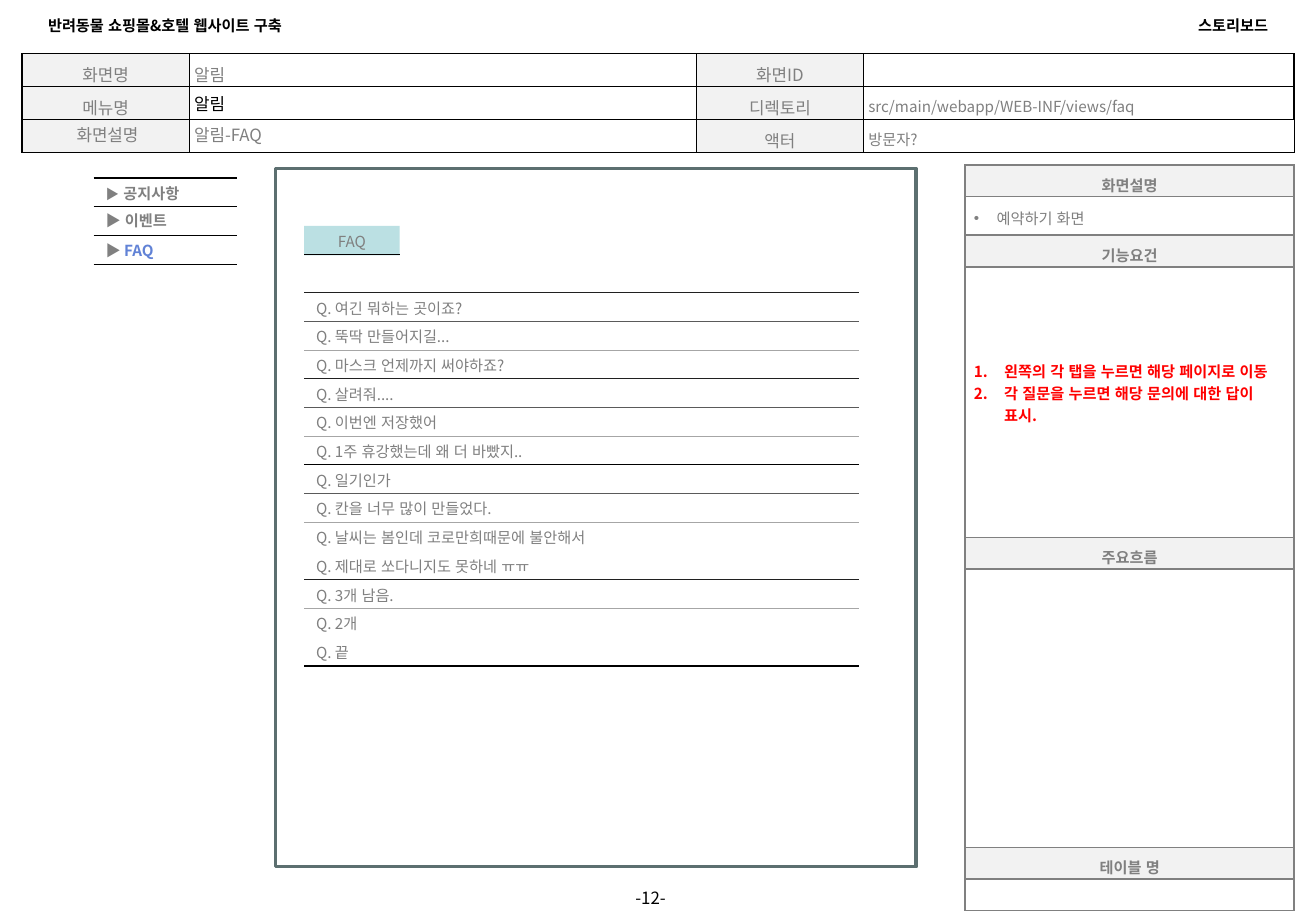
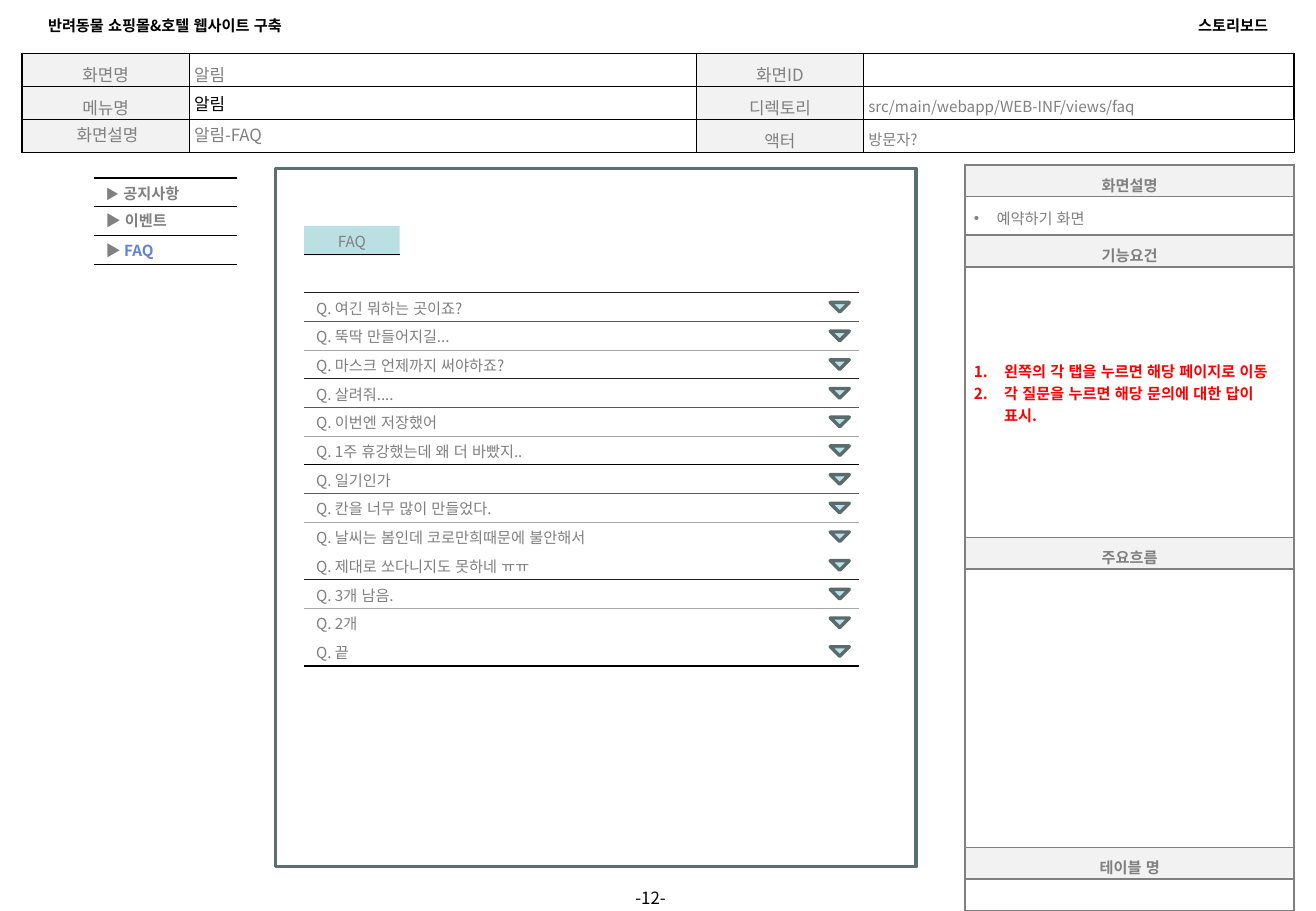
Before and after one commit to Girin-jaeman/Companion-1, a slide deck: slide 12 of Companion.스토리보드.VER.0.2(알림).pptx. Drawn at 1316x911 pixels with LibreOffice and Linux fonts; fonts in the diff are those of the drawing. Boxes give left, top, right and bottom in pixels: in the first picture for what was removed or moved away, otherwise in the second. Text is boxed around its words. In the diff, an @@ line names an element or a change of style, - is before the commit and + after.

```diff
--- a/Companion.스토리보드.VER.0.2(알림).pptx
+++ b/Companion.스토리보드.VER.0.2(알림).pptx
@@ flow chart merge added at [830,303,849,312], fill #BBE0E3, outline #5D6F71 2 pt @@
@@ flow chart merge added at [830,332,849,341], fill #BBE0E3, outline #596B6C 2 pt @@
@@ flow chart merge added at [830,360,849,369], fill #BBE0E3, outline #596B6C 2 pt @@
@@ flow chart merge added at [830,389,849,399], fill #BBE0E3, outline #596B6C 2 pt @@
@@ flow chart merge added at [830,418,849,428], fill #BBE0E3, outline #596B6C 2 pt @@
@@ flow chart merge added at [830,446,849,456], fill #BBE0E3, outline #596B6C 2 pt @@
@@ flow chart merge added at [830,475,849,485], fill #BBE0E3, outline #596B6C 2 pt @@
@@ flow chart merge added at [830,503,849,513], fill #BBE0E3, outline #596B6C 2 pt @@
@@ flow chart merge added at [830,532,849,542], fill #BBE0E3, outline #596B6C 2 pt @@
@@ flow chart merge added at [830,561,849,571], fill #BBE0E3, outline #596B6C 2 pt @@
@@ flow chart merge added at [830,589,849,599], fill #BBE0E3, outline #596B6C 2 pt @@
@@ flow chart merge added at [830,619,849,628], fill #BBE0E3, outline #596B6C 2 pt @@
@@ flow chart merge added at [830,646,849,656], fill #BBE0E3, outline #596B6C 2 pt @@
```
Also in this commit, not shown: 1 other slide changed, 1 other file.
